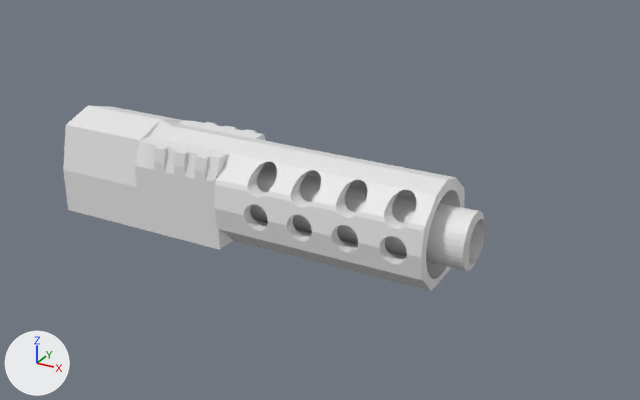
Before and after pictures for a commit that changed the FBX model Assets/ImportAssets/Models/gunBlaster.fbx.
Before and after are seen from a camera (50 mm lens) standing at (10.89, -14.6, 7.45) and looking at (2.71, 0.26, 0.02). Arrows for +X, +Y and +Z are at lower left; the lights stay in place. The first picture is the older version. Where no turn or scale is listed for an object, it has been applied to the vertices.
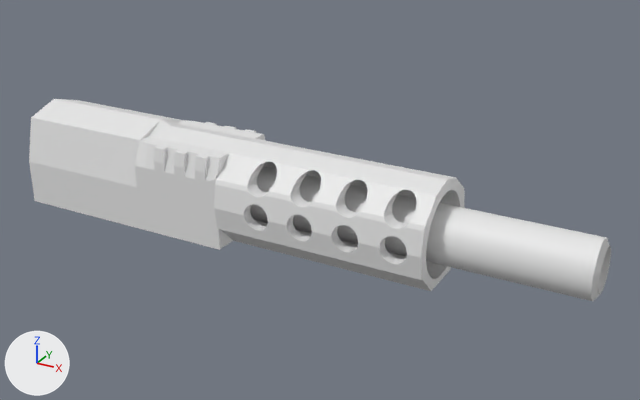
Pixel boxes [x1, y1, x2, y2] of what changed, in the pictures (640 x 400 px; the box of a moved part takes in the faces that stretch with it):
'Cube', reshaped (8% wider): before [63, 105, 465, 291]; after [29, 99, 465, 291]
'Cylinder', moved, rescaled (53% wider, 28% taller): before [250, 166, 485, 271]; after [250, 166, 611, 301]
part 1 of me_cube, moved or reshaped: before [63, 105, 183, 229]; after [29, 99, 183, 229]

Diff of the bpy script that builds the scene:
```diff
--- a/Assets/ImportAssets/Models/gunBlaster.fbx.py
+++ b/Assets/ImportAssets/Models/gunBlaster.fbx.py
@@ me_cube @@
 # used by ob_cube; location = (0.0, 0.0, 0.0)
-me_cube.from_pydata(...)  # 1381 vertices, 748 faces; spans x -3.23..5.57, y -1.12..1.12, z -1.0..1.24
+me_cube.from_pydata(...)  # 1381 vertices, 748 faces; spans x -4.29..5.57, y -1.12..1.12, z -1.0..1.24
+# me_cube part 1: all 9 vertices in x -3.23, y -1.0..1.0, z -1.0..1.24 are moved by (-1.06, 0.0, 0.0)
 me_cube.materials.append(mat_material)
@@ ob_cylinder @@
 ob_cylinder = bpy.data.objects.new('Cylinder', me_cylinder)
-ob_cylinder.location = (2.71, 0.0, 0.0)
+ob_cylinder.location = (3.16, 0.0, 0.0)
 ob_cylinder.rotation_euler = (0.0, 1.571, 0.0)  # degrees (0, 90, 0)
-ob_cylinder.scale = (0.58, 0.58, 3.46)
+ob_cylinder.scale = (0.58, 0.58, 5.36)
```
